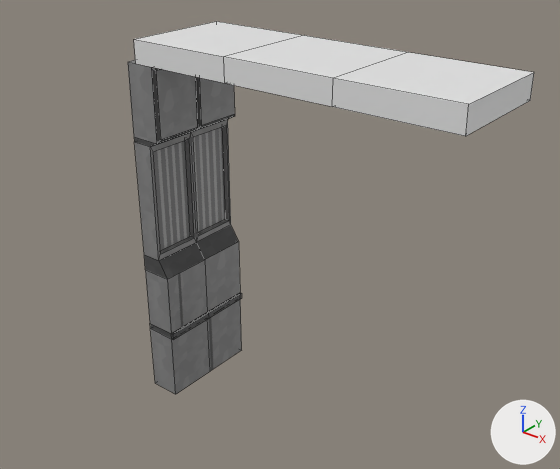
One commit to the Blender file Blender Files/Wall1/wall1.blend: the scene before it, then after it.
Rendered twice from a 50 mm camera at (49.6, -47.8, 48.4) aimed at (14.0, -3.3, 20.8). The axes (+X, +Y, +Z) are drawn at lower right. The lights are the same throughout. Mesh edges are drawn as thin lines.

Objects in the first picture: 'Cube', 'wall1'.
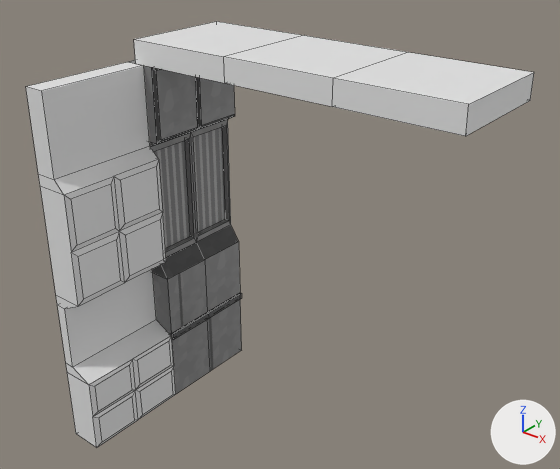
Edits to the bpy script that builds the scene:
```text
Add me_cube_002:
    me_cube_002.from_pydata(...)  # 74 vertices, 68 faces; spans x -1.0..2.2, y -5.0..5.0, z 0.0..33.0
Add ob_cube_001:
    ob_cube_001 = bpy.data.objects.new('Cube.001', me_cube_002)
    ob_cube_001.location = (0.0, -10.0, 0.0)
```

Pixel boxes (x1, y1, x2, y2) of what changed, in the pictures (560 x 469 px):
'Cube.001', added
    after: (26, 62, 176, 447)
